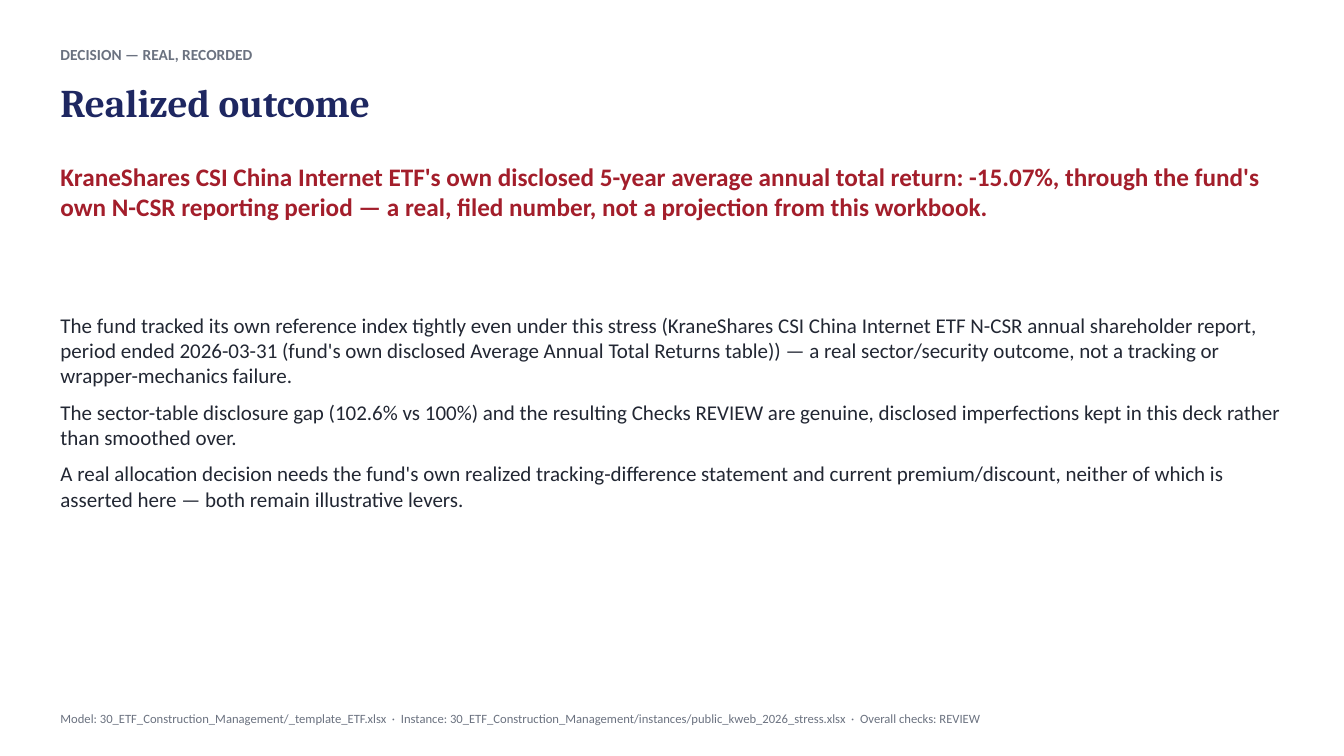
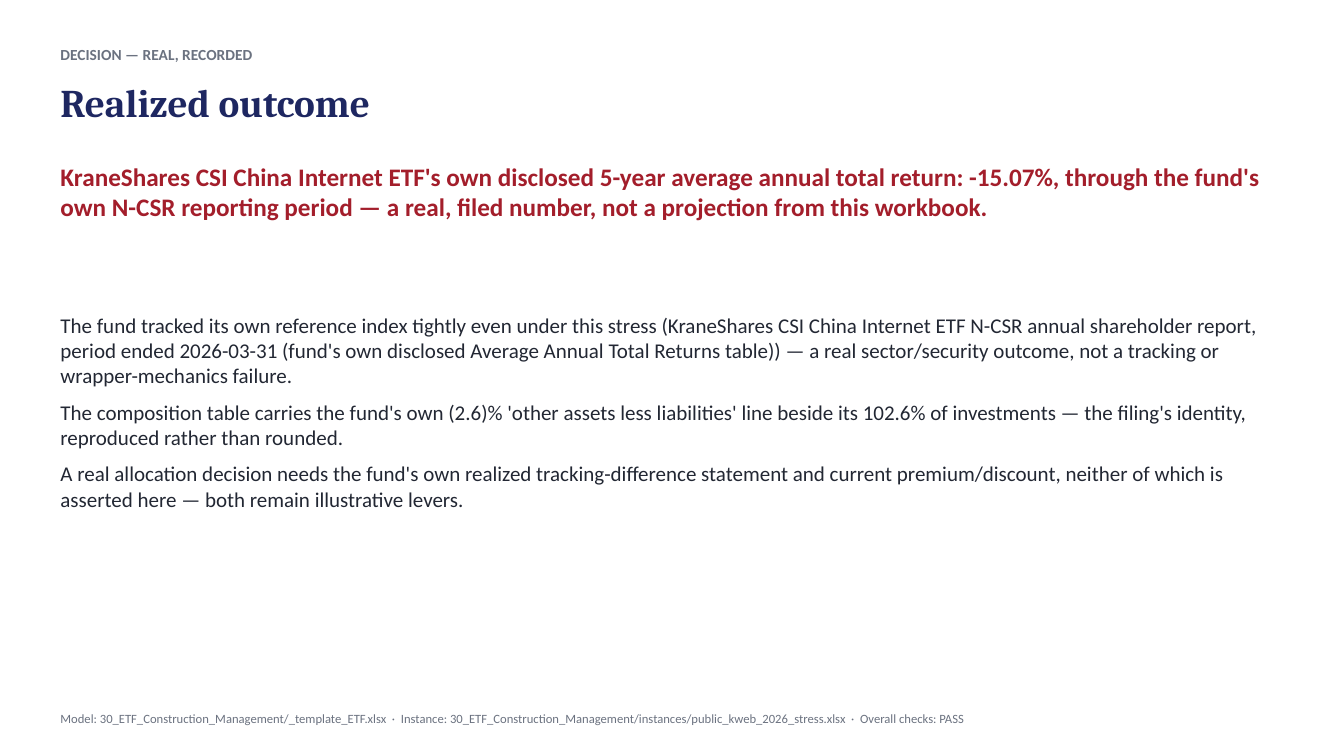
Before and after one commit to SMC17/finance-segway, a slide deck: slide 6 of 30_ETF_Construction_Management/presentations/etf-public-kweb-2026-stress-fund-memo.pptx. Drawn at 1344x756 pixels with LibreOffice and Linux fonts; fonts in the diff are those of the drawing. Boxes give left, top, right and bottom in pixels: in the first picture for what was removed or moved away, otherwise in the second. Text is boxed around its words. In the diff, an @@ line names an element or a change of style, - is before the commit and + after.

```diff
--- a/30_ETF_Construction_Management/presentations/etf-public-kweb-2026-stress-fund-memo.pptx
+++ b/30_ETF_Construction_Management/presentations/etf-public-kweb-2026-stress-fund-memo.pptx
@@ text at (60,405,1246,449): text changed @@
-The sector-table disclosure gap (102.6% vs 100%) and the resulting Checks REVIEW are genuine, disclosed imperfections kept in this deck rather than smoothed over.
+The composition table carries the fund's own (2.6)% 'other assets less liabilities' line beside its 102.6% of investments — the filing's identity, reproduced rather than rounded.
@@ text at (60,714,963,725): text changed @@
-Model: 30_ETF_Construction_Management/_template_ETF.xlsx · Instance: 30_ETF_Construction_Management/instances/public_kweb_2026_stress.xlsx · Overall checks: REVIEW
+Model: 30_ETF_Construction_Management/_template_ETF.xlsx · Instance: 30_ETF_Construction_Management/instances/public_kweb_2026_stress.xlsx · Overall checks: PASS
```
Also in this commit, not shown: 2 other slides changed, 13 other files.
